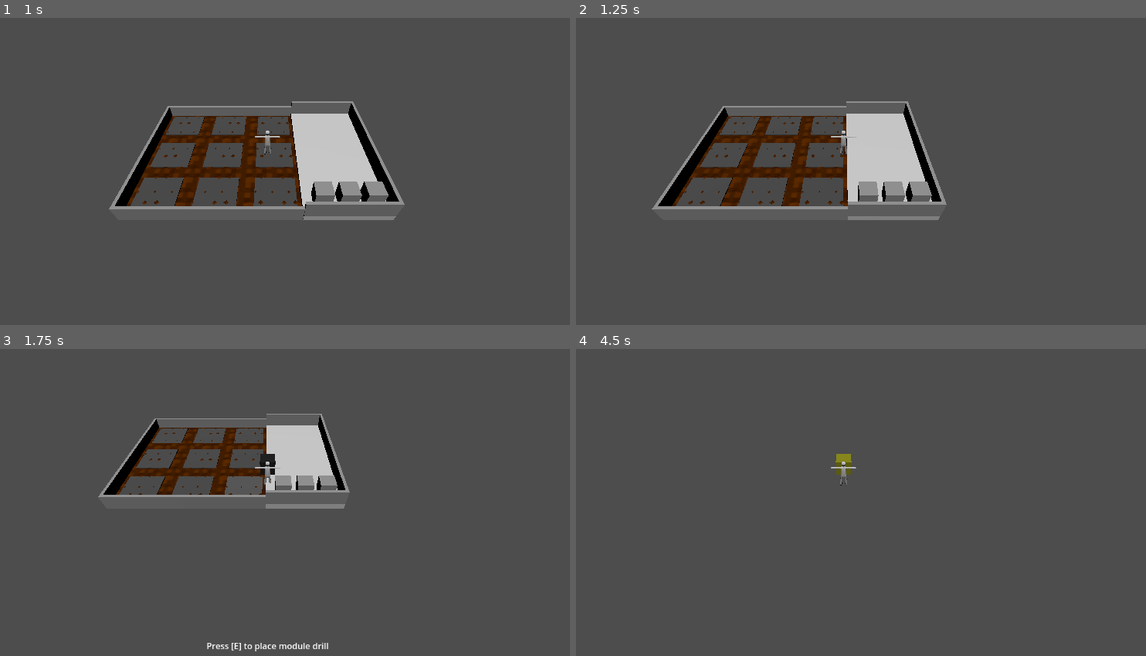
Above: before the commit, frames 1-4 (two rows, left to right).
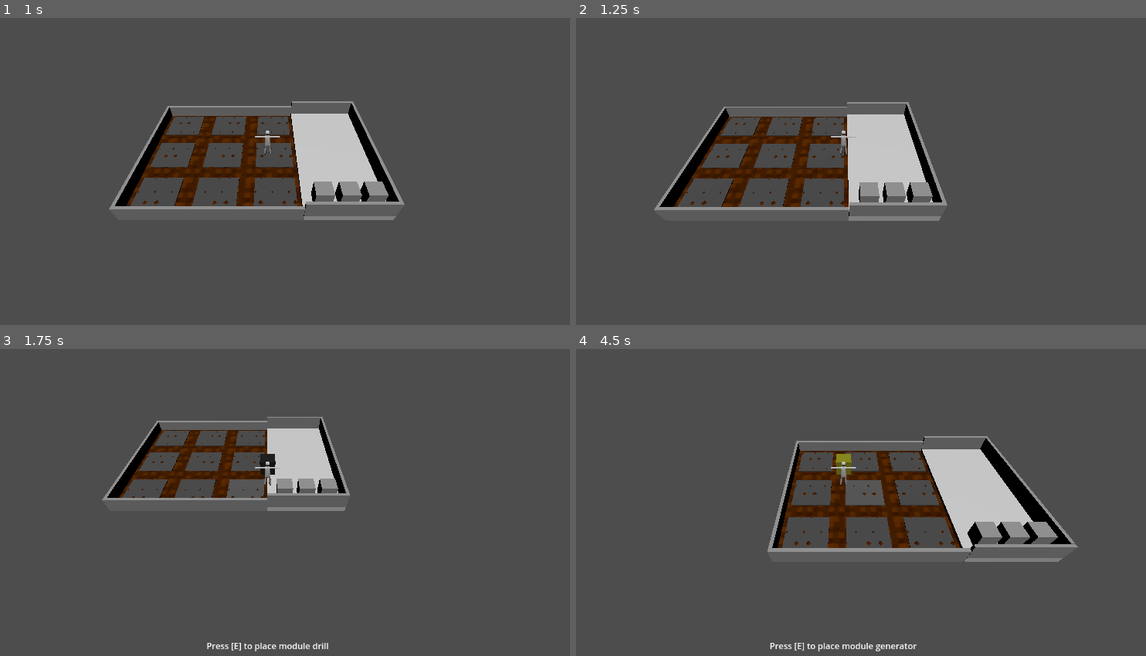
Above: after the commit, the same moments.

Repository: mswieboda/plots-llc
Game: Godot game, scene res://scenes/main.tscn
The game is run twice, just before and just after one commit, with the same random seed, the same clock (stepped at 60 frames per second) and the same inputs.
Inputs:
- Up to frame 1 (1 s): hold D (right) from 0.53 s (still down); hold E (action) from 0.53 s (still down)
- Up to frame 2 (1.25 s): keep holding D (right); keep holding E (action)
- Up to frame 3 (1.75 s): release D (right) at 1.28 s; release E (action) at 1.28 s; hold S (down) from 1.28 s (still down); tap M (test_module) at 1.35 s
- Up to frame 4 (4.5 s): tap E (action) at 2, 3.5 s; release S (down) at 2.03 s; hold D (right) 2.03-2.78 s; hold E (action) 2.03-2.78 s; hold W (up) 2.78-3.53 s; tap M (test_module) at 2.85, 4.35 s; hold E (action) 3.53-4.28 s; hold A (left) from 3.53 s (still down)

Frame 1 is identical in both runs. In frame 2, 1.8% of the frame differs, in the area x 13-66%, y 27-67%; in frame 3, 3.5%; in frame 4, 10%, in the area x 33-89%, y 28-99%.

Commit message:
living room collision boxes

Diff:
--- a/objs/rooms.tscn
+++ b/objs/rooms.tscn
@@ -15,6 +15,20 @@
 
 [sub_resource type="BoxShape3D" id="BoxShape3D_nliiu"]
 size = Vector3(10, 1, 0.2)
+
+[sub_resource type="BoxShape3D" id="BoxShape3D_l7dk7"]
+size = Vector3(5, 0.5, 10)
+
+[sub_resource type="BoxShape3D" id="BoxShape3D_4de73"]
+size = Vector3(5, 1, 0.2)
+
+[sub_resource type="BoxShape3D" id="BoxShape3D_m8ine"]
+size = Vector3(0.2, 1, 10)
+
+[sub_resource type="BoxShape3D" id="BoxShape3D_e48si"]
+size = Vector3(5, 1, 0.2)
+
+[sub_resource type="BoxShape3D" id="BoxShape3D_xtyww"]
 
 [node name="rooms" type="StaticBody3D"]
 script = ExtResource("1_eghmx")
@@ -34,9 +48,39 @@
 transform = Transform3D(1, 0, 0, 0, 1, 0, 0, 0, 1, 0, 0.4, 5.1)
 shape = SubResource("BoxShape3D_nliiu")
 
-[node name="room_mesh" parent="." instance=ExtResource("1_n8tqn")]
-
-[node name="living_room_mesh" parent="." instance=ExtResource("2_ket1f")]
+[node name="mesh" parent="." instance=ExtResource("1_n8tqn")]
 
 [node name="modules" type="Node3D" parent="."]
 transform = Transform3D(1, 0, 0, 0, 1, 0, 0, 0, 1, 0, 0.1, 0)
+
+[node name="living_room" type="StaticBody3D" parent="."]
+
+[node name="mesh" parent="living_room" instance=ExtResource("2_ket1f")]
+
+[node name="collision_floor" type="CollisionShape3D" parent="living_room"]
+transform = Transform3D(1, 0, 0, 0, 1, 0, 0, 0, 1, 7.5, 0.045, 0)
+shape = SubResource("BoxShape3D_l7dk7")
+
+[node name="collision_wall_top" type="CollisionShape3D" parent="living_room"]
+transform = Transform3D(1, 0, 0, 0, 1, 0, 0, 0, 1, 7.5, 0.8, -5.1)
+shape = SubResource("BoxShape3D_4de73")
+
+[node name="collision_wall_right" type="CollisionShape3D" parent="living_room"]
+transform = Transform3D(1, 0, 0, 0, 1, 0, 0, 0, 1, 9.9, 0.8, 0)
+shape = SubResource("BoxShape3D_m8ine")
+
+[node name="collision_wall_bottom" type="CollisionShape3D" parent="living_room"]
+transform = Transform3D(1, 0, 0, 0, 1, 0, 0, 0, 1, 7.5, 0.8, 5.1)
+shape = SubResource("BoxShape3D_e48si")
+
+[node name="collision_box_1" type="CollisionShape3D" parent="living_room"]
+transform = Transform3D(1, 0, 0, 0, 1, 0, 0, 0, 1, 6.10344, 0.8, 4.10147)
+shape = SubResource("BoxShape3D_xtyww")
+
+[node name="collision_box_2" type="CollisionShape3D" parent="living_room"]
+transform = Transform3D(1, 0, 0, 0, 1, 0, 0, 0, 1, 7.50315, 0.8, 4.10147)
+shape = SubResource("BoxShape3D_xtyww")
+
+[node name="collision_box_3" type="CollisionShape3D" parent="living_room"]
+transform = Transform3D(1, 0, 0, 0, 1, 0, 0, 0, 1, 8.89862, 0.8, 4.10147)
+shape = SubResource("BoxShape3D_xtyww")
Not shown: 1 places in objs/rooms.tscn that only renumber resources
